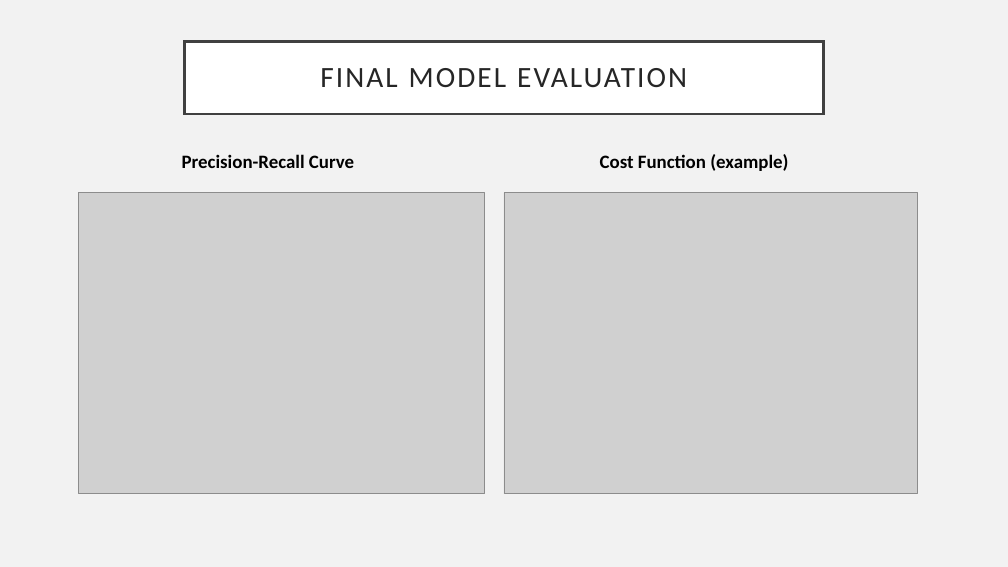
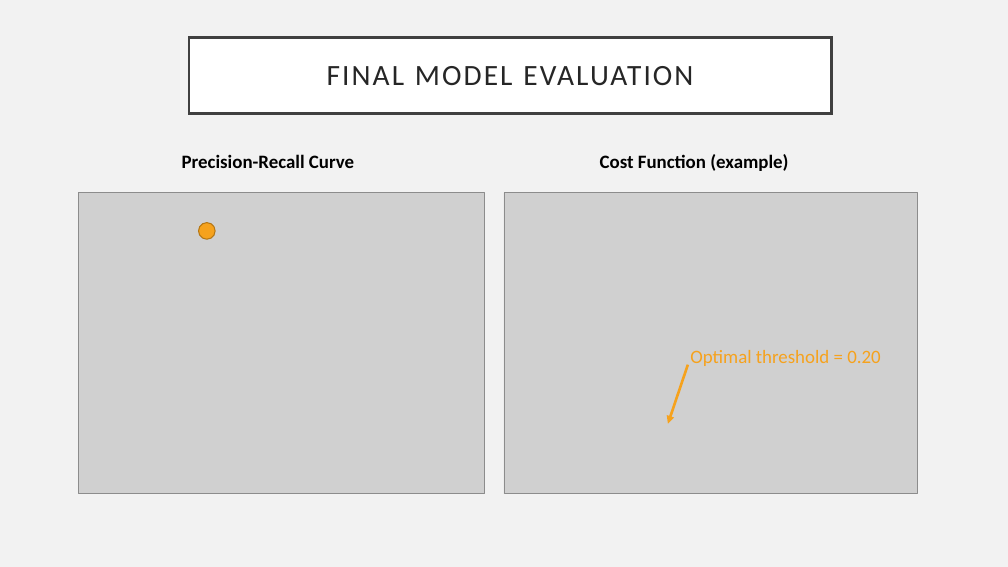
Before and after one commit to kbfreder/phishing-urls, a slide deck: slide 10 of docs/Presentation.pptx (slide 9 before the commit). Drawn at 1008x567 pixels with LibreOffice and Linux fonts; fonts in the diff are those of the drawing; grey boxes stand for pictures. Boxes give left, top, right and bottom in pixels: in the first picture for what was removed or moved away, otherwise in the second. Text is boxed around its words. In the diff, an @@ line names an element or a change of style, - is before the commit and + after.

```diff
--- a/docs/Presentation.pptx
+++ b/docs/Presentation.pptx
@@ title "FINAL MODEL EVALUATION": place and size @@
-title "FINAL MODEL EVALUATION" at bbox=[185, 42, 823, 114]
+title "FINAL MODEL EVALUATION" at bbox=[189, 38, 832, 113]
@@ ellipse added at bbox=[199, 223, 216, 240], fill #F6A21D, outline #B67815 1 pt @@
@@ text added at bbox=[690, 350, 880, 366], 18 pt, text #F6A21D @@
+Optimal threshold = 0.20
@@ arrow added from (688, 364) to (668, 423), #F6A21D 2.5 pt @@
```
Also in this commit, not shown: 12 other slides changed, 4 slides added, 1 slide removed.
